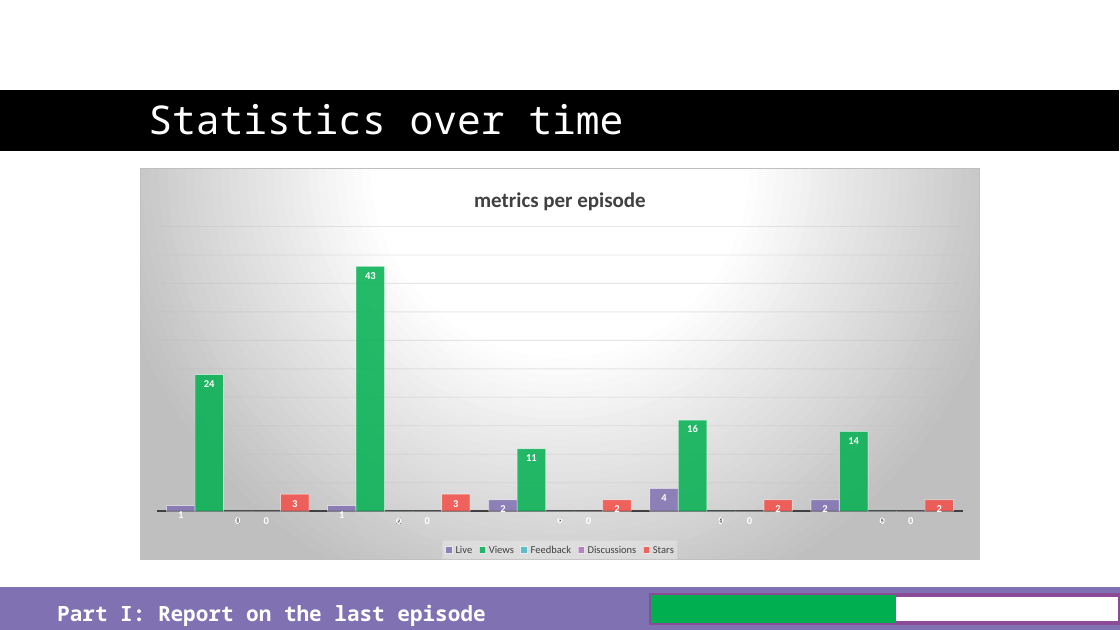
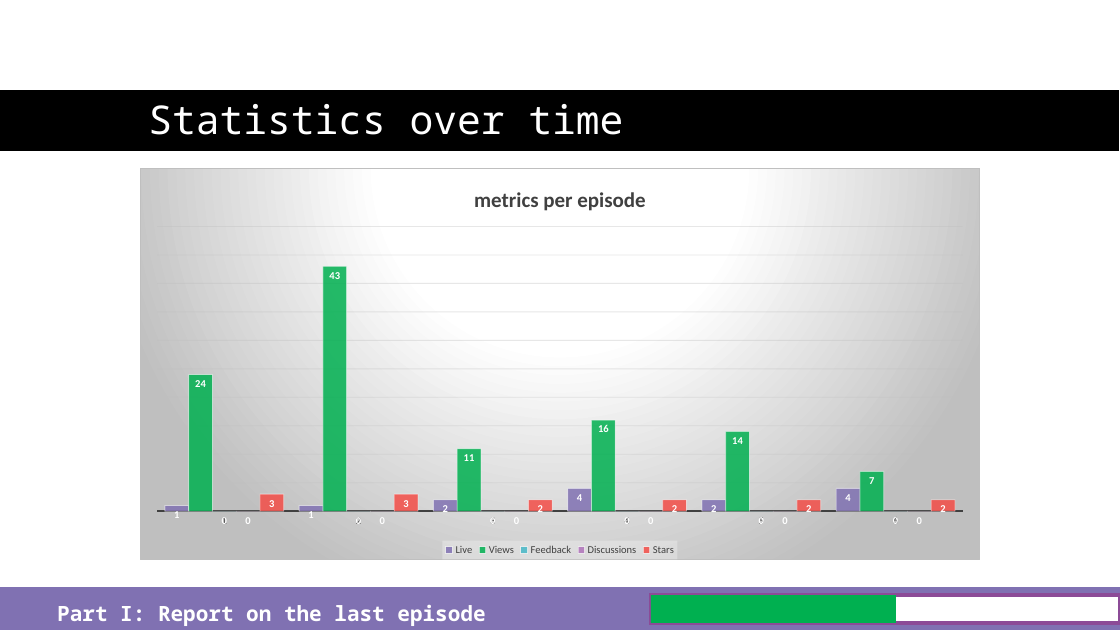
Before and after one commit to just-the-benno/BlazQ, a slide deck: slide 7 of episode7/media/slides-episode-07.pptx. Drawn at 1120x630 pixels with LibreOffice and Linux fonts; fonts in the diff are those of the drawing; background and template pictures are left out. Boxes give left, top, right and bottom in pixels: in the first picture for what was removed or moved away, otherwise in the second. Text is boxed around its words. In the diff, an @@ line names an element or a change of style, - is before the commit and + after.

```diff
--- a/episode7/media/slides-episode-07.pptx
+++ b/episode7/media/slides-episode-07.pptx
@@ column chart at bbox=[140, 168, 981, 560] @@
-categories: 1, 2, 3, 4, 5
+categories: 1, 2, 3, 4, 5, 6
-Live: 1, 1, 2, 4, 2
+Live: 1, 1, 2, 4, 2, 4
-Views: 24, 43, 11, 16, 14
+Views: 24, 43, 11, 16, 14, 7
-Feedback: 0, 0, 0, 0, 0
+Feedback: 0, 0, 0, 0, 0, 0
-Discussions: 0, 0, 0, 0, 0
+Discussions: 0, 0, 0, 0, 0, 0
-Stars: 3, 3, 2, 2, 2
+Stars: 3, 3, 2, 2, 2, 2
```
Also in this commit, not shown: 3 other slides changed, 4 other files.
